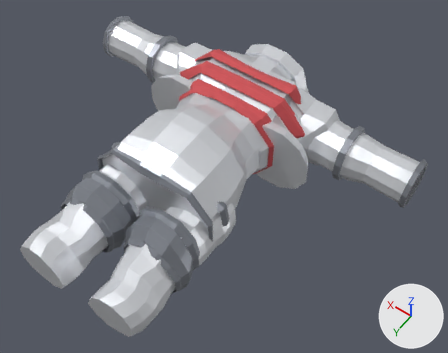
The glTF model client/public/models/armour/armor_chain.glb: old version first, new version second.
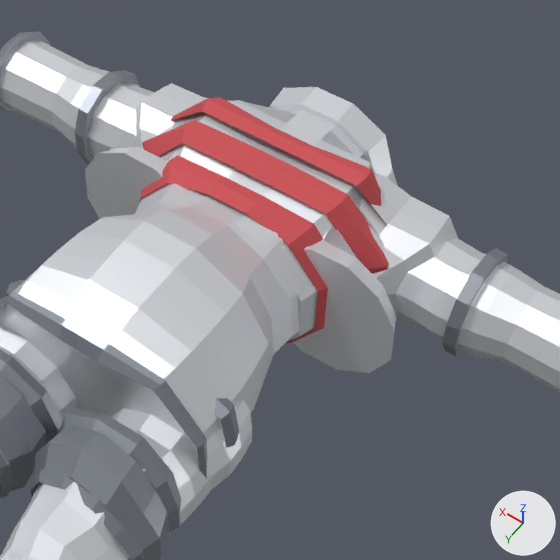
There are two pictures of each version: one whole from a camera (50 mm lens) standing at (-1.47, 0.51, 2.83) and looking at (-0.19, -1.3, 0.0), one close up on the part from 24% to 87% of the width and 0% to 80% of the height. Every picture has the same lights, and +X, +Y and +Z are marked at lower right. The last two pictures show the newer version. Vertices at exactly the same position are counted once.

The scene before the commit, as lines of its bpy script (objects in view):
```python
me_lowerlegr_002 = bpy.data.meshes.new('LowerLegR.002')
me_lowerlegr_002.from_pydata(...)  # 108 vertices, 188 faces; spans x -0.41..-0.042, y -0.63..-0.26, z -0.206..0.212
# faces by material slot: [140, 48]
me_lowerlegr_002.materials.append(mat_lightsteel)
me_lowerlegr_002.materials.append(mat_darksteel)
me_upperarml_002 = bpy.data.meshes.new('UpperArmL.002')
me_upperarml_002.from_pydata(...)  # 156 vertices, 304 faces; spans x 0.084..0.8, y -2.017..-1.57, z -0.23..0.277
me_upperarml_002.materials.append(mat_lightsteel)
me_upperarmr_002 = bpy.data.meshes.new('UpperArmR.002')
me_upperarmr_002.from_pydata(...)  # 156 vertices, 304 faces; spans x -0.8..-0.084, y -2.017..-1.57, z -0.23..0.277
me_upperarmr_002.materials.append(mat_lightsteel)
ob_lowerlegr = bpy.data.objects.new('LowerLegR', me_lowerlegr_002)
ob_lowerlegr.location = (0.0, 0.0, 0.0)
ob_upperarml = bpy.data.objects.new('UpperArmL', me_upperarml_002)
ob_upperarml.location = (0.0, 0.0, 0.0)
ob_upperarmr = bpy.data.objects.new('UpperArmR', me_upperarmr_002)
ob_upperarmr.location = (0.0, 0.0, 0.0)
# also in view: 'Torso' at (0.0, -1.81, -0.01); 'LowerArmR' at (-0.9, -1.84, 0.03); 'UpperLegL' at (0.2, -0.86, 0.01); 'Abdomen' at (0.0, -1.21, 0.08); 'UpperLegR' at (-0.2, -0.86, 0.01)
```
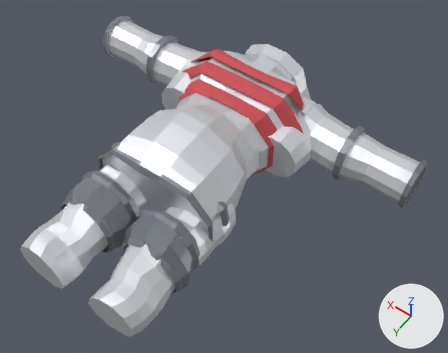
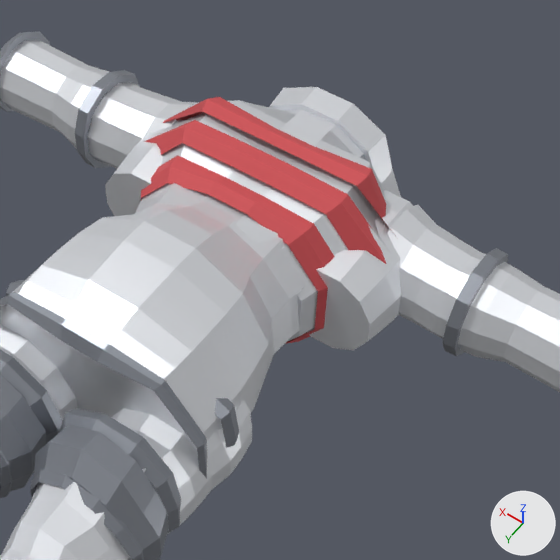
Commit message: M70.365: dropping ARM_SCALE shrank two shoulder pieces by 38%

Changed parts and their boxes [x1, y1, x2, y2] in the close-ups (560 x 560 px):
```json
{"object": "UpperArmR", "change": "reshaped", "before": [291, 174, 506, 373], "after": [307, 190, 506, 350], "on screen": "7% narrower, 19% shorter"}
{"object": "UpperArmL", "change": "reshaped", "before": [85, 82, 208, 219], "after": [87, 82, 198, 216]}
{"part": 1, "of": "me_upperarml_002", "change": "rebuilt", "before": [85, 83, 208, 219], "after": [105, 120, 184, 216]}
{"part": 2, "of": "me_upperarmr_002", "change": "rebuilt", "before": [291, 174, 458, 373], "after": [307, 190, 413, 350]}
```

The change, as JSON lines over the scene's bpy script:
```json
{"block": "me_upperarml_002", "where": "# used by ob_upperarml; location = (0.0, 0.0, 0.0)"}
{"op": "remove", "block": "me_upperarml_002", "code": "me_upperarml_002.from_pydata(...)  # 156 vertices, 304 faces; spans x 0.084..0.8, y -2.017..-1.57, z -0.23..0.277"}
{"op": "add", "block": "me_upperarml_002", "code": "me_upperarml_002.from_pydata(...)  # 120 vertices, 232 faces; spans x 0.161..0.8, y -2.017..-1.57, z -0.163..0.201"}
{"block": "me_upperarml_002", "change": "me_upperarml_002 part 1: the loose piece of 84 vertices spanning x 0.084..0.602, y -1.96..-1.57, z -0.23..0.277 is rebuilt with 48 vertices and now spans x 0.161..0.519, y -1.96..-1.57, z -0.159..0.199"}
{"block": "me_upperarmr_002", "where": "# used by ob_upperarmr; location = (0.0, 0.0, 0.0)"}
{"op": "remove", "block": "me_upperarmr_002", "code": "me_upperarmr_002.from_pydata(...)  # 156 vertices, 304 faces; spans x -0.8..-0.084, y -2.017..-1.57, z -0.23..0.277"}
{"op": "add", "block": "me_upperarmr_002", "code": "me_upperarmr_002.from_pydata(...)  # 120 vertices, 232 faces; spans x -0.8..-0.161, y -2.017..-1.57, z -0.163..0.201"}
{"block": "me_upperarmr_002", "change": "me_upperarmr_002 part 2: the loose piece of 84 vertices spanning x -0.602..-0.084, y -1.96..-1.57, z -0.23..0.277 is rebuilt with 48 vertices and now spans x -0.519..-0.161, y -1.96..-1.57, z -0.159..0.199"}
```
